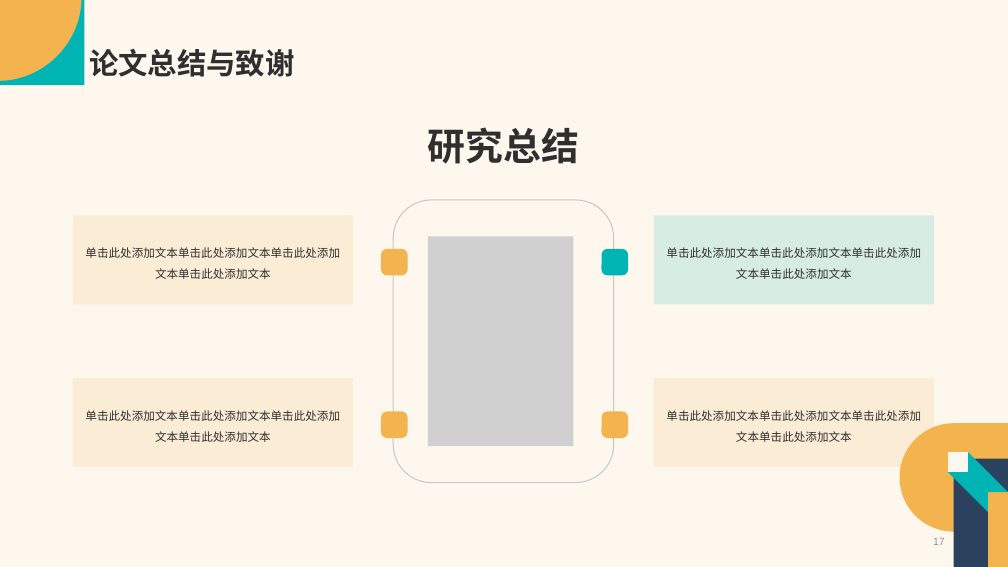
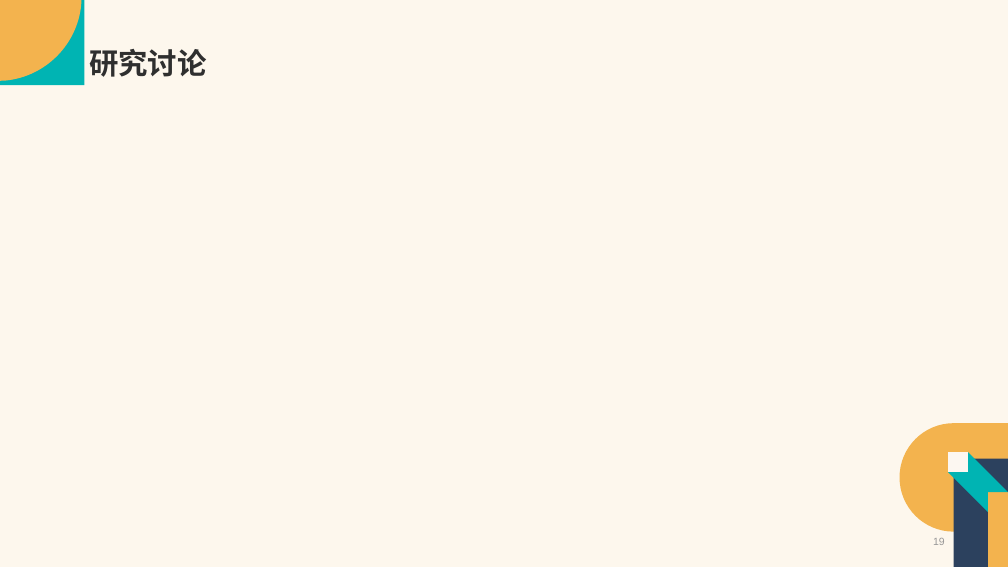
Before and after one commit to Vaelubo/Research, a slide deck: slide 19 of SSCI文章汇报.pptx (slide 17 before the commit). Drawn at 1008x567 pixels with LibreOffice and Linux fonts; fonts in the diff are those of the drawing; grey boxes stand for pictures. Boxes give left, top, right and bottom in pixels: in the first picture for what was removed or moved away, otherwise in the second. Text is boxed around its words. In the diff, an @@ line names an element or a change of style, - is before the commit and + after.

```diff
--- a/SSCI文章汇报.pptx
+++ b/SSCI文章汇报.pptx
@@ title at (89, 49, 206, 77): text changed @@
-论文总结与致谢
+研究讨论
@@ group removed at (73, 127, 934, 482): 5 rounded rectangles, 4 rectangles, 1 picture, 1 text @@
-单击此处添加文本单击此处添加文本单击此处添加文本单击此处添加文本
-单击此处添加文本单击此处添加文本单击此处添加文本单击此处添加文本
-单击此处添加文本单击此处添加文本单击此处添加文本单击此处添加文本
-单击此处添加文本单击此处添加文本单击此处添加文本单击此处添加文本
-研究总结
@@ page number at (933, 538, 945, 545): text changed @@
-17
+19
```
Also in this commit, not shown: 6 other slides changed, 14 slides added, 14 slides removed.
